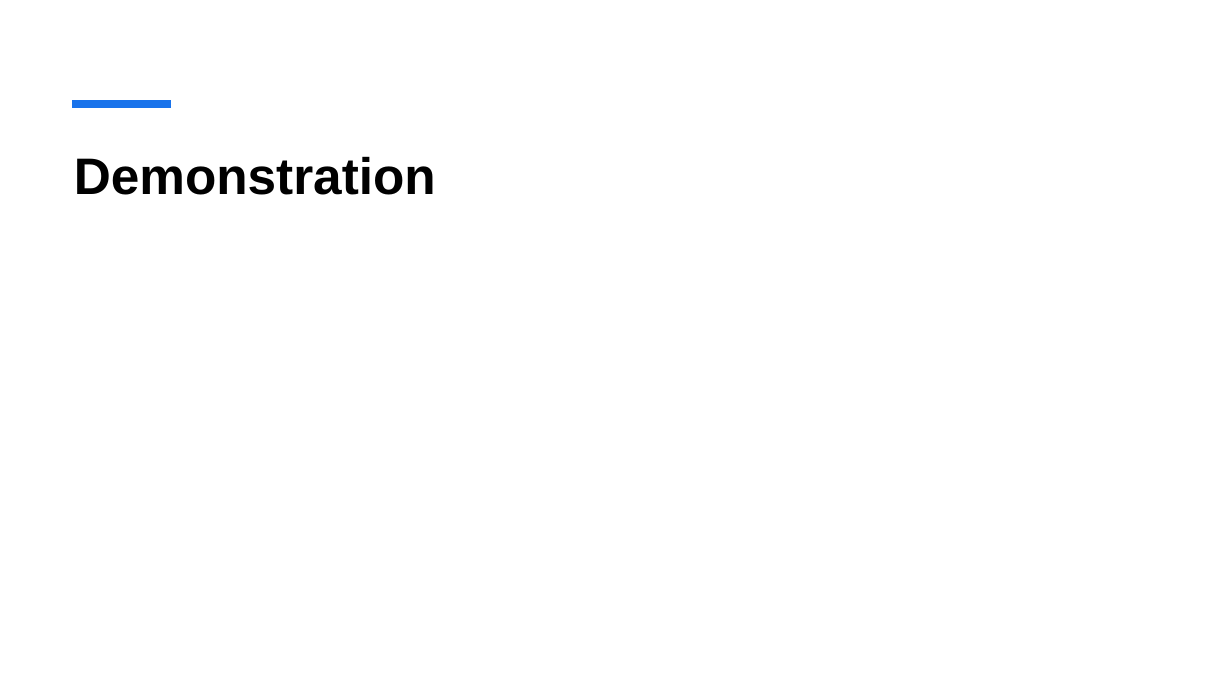
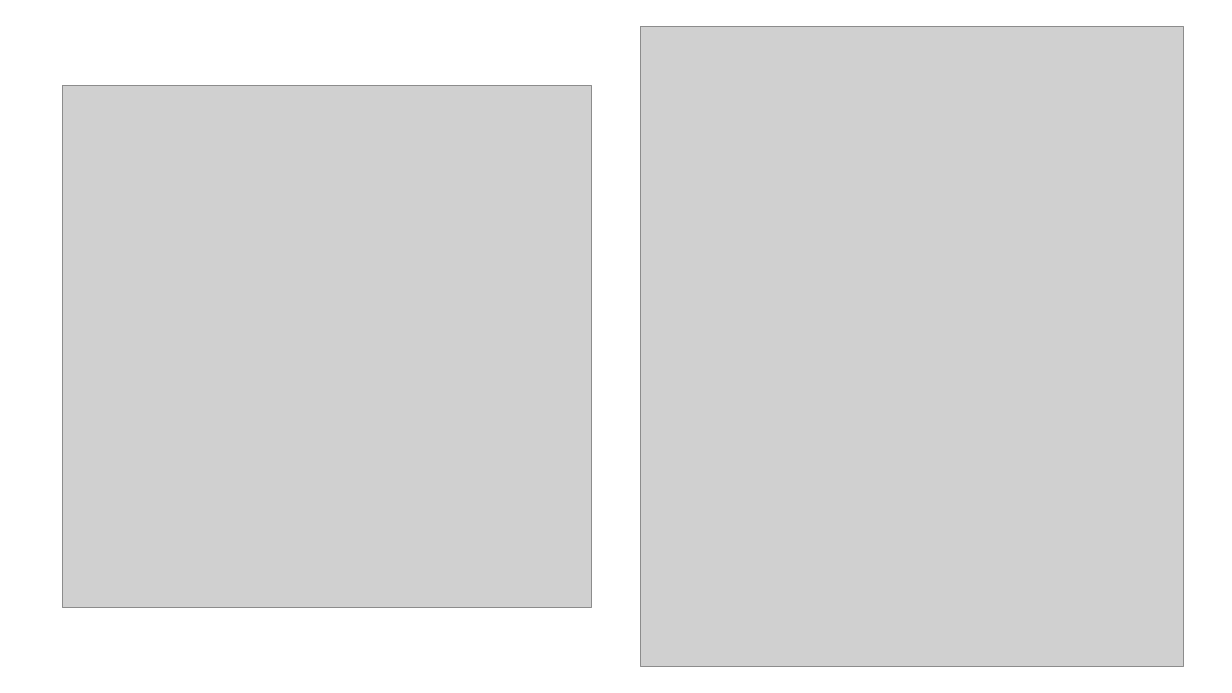
Before and after one commit to seanliew88/Faster-Zero-Trust-Anonymous-Payments-FZAP-, a slide deck: slide 14 of ETH Oxford.pptx (slide 12 before the commit). Drawn at 1232x693 pixels with LibreOffice and Linux fonts; fonts in the diff are those of the drawing; grey boxes stand for pictures. Boxes give left, top, right and bottom in pixels: in the first picture for what was removed or moved away, otherwise in the second. Text is boxed around its words. In the diff, an @@ line names an element or a change of style, - is before the commit and + after.

Commit message:
added new images

```diff
--- a/ETH Oxford.pptx
+++ b/ETH Oxford.pptx
@@ picture added at box(641, 27, 1184, 666) @@
@@ picture added at box(63, 85, 592, 607) @@
@@ line removed from (72, 104) to (171, 104) @@
@@ title removed at box(74, 156, 436, 195) @@
-Demonstration
```
Also in this commit, not shown: 2 slides added.
